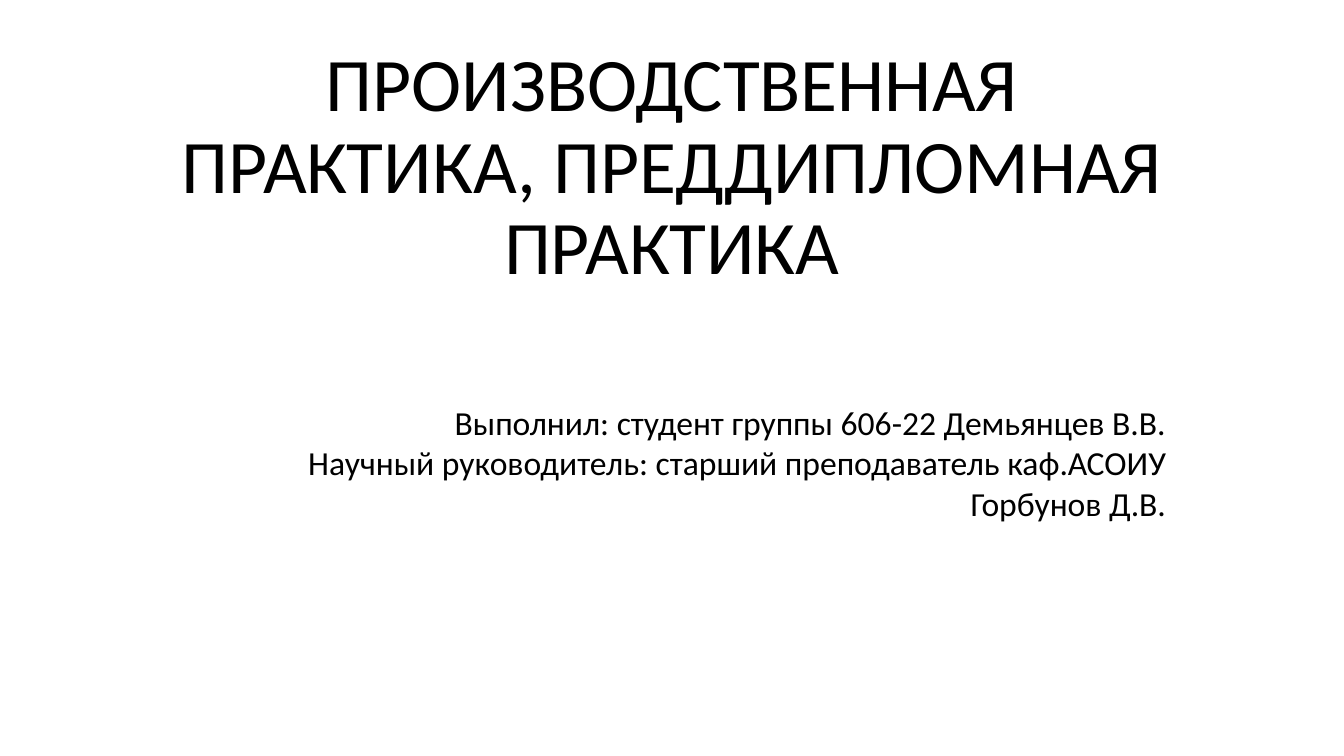
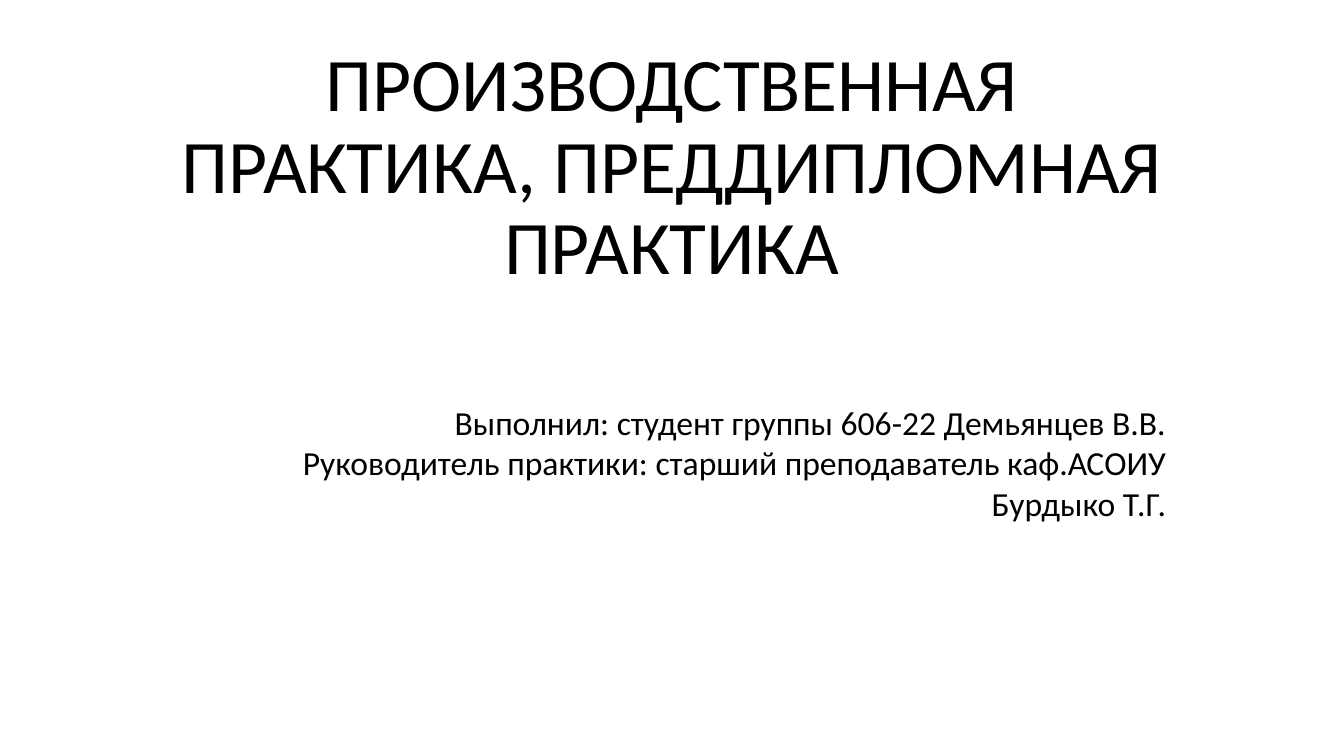
Before and after one commit to Hetsunya/diplom, a slide deck: slide 1 of вкр/практика/преза.pptx. Drawn at 1344x756 pixels with LibreOffice and Linux fonts; fonts in the diff are those of the drawing. Boxes give left, top, right and bottom in pixels: in the first picture for what was removed or moved away, otherwise in the second. Text is boxed around its words. In the diff, an @@ line names an element or a change of style, - is before the commit and + after.

```diff
--- a/вкр/практика/преза.pptx
+++ b/вкр/практика/преза.pptx
@@ subtitle at <box>303,452,1166,522</box>: text changed @@
-Научный руководитель: старший преподаватель каф.АСОИУ Горбунов Д.В.
+Руководитель практики: старший преподаватель каф.АСОИУ Бурдыко Т.Г.
```
Also in this commit, not shown: 4 other files.
